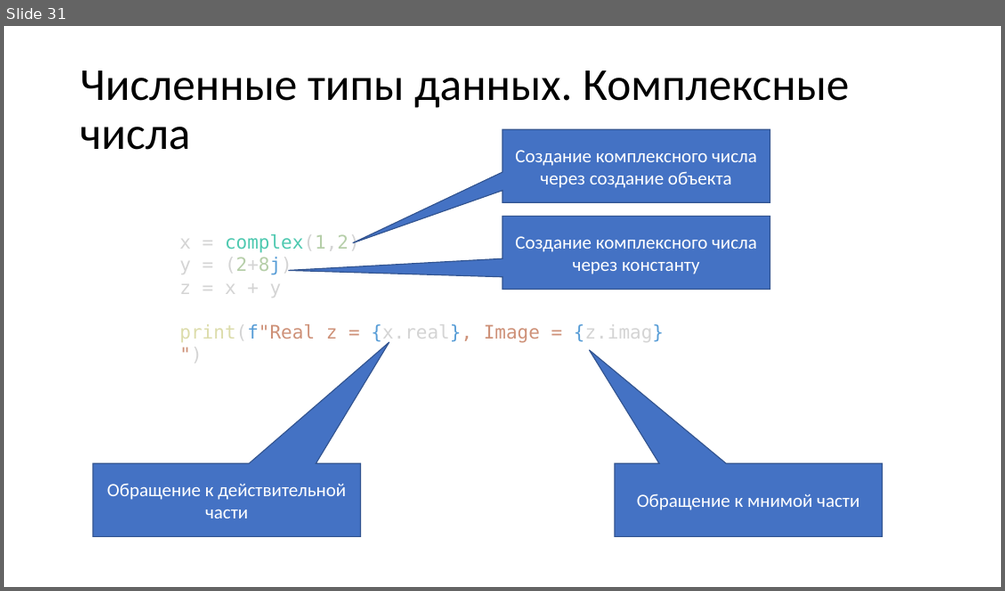
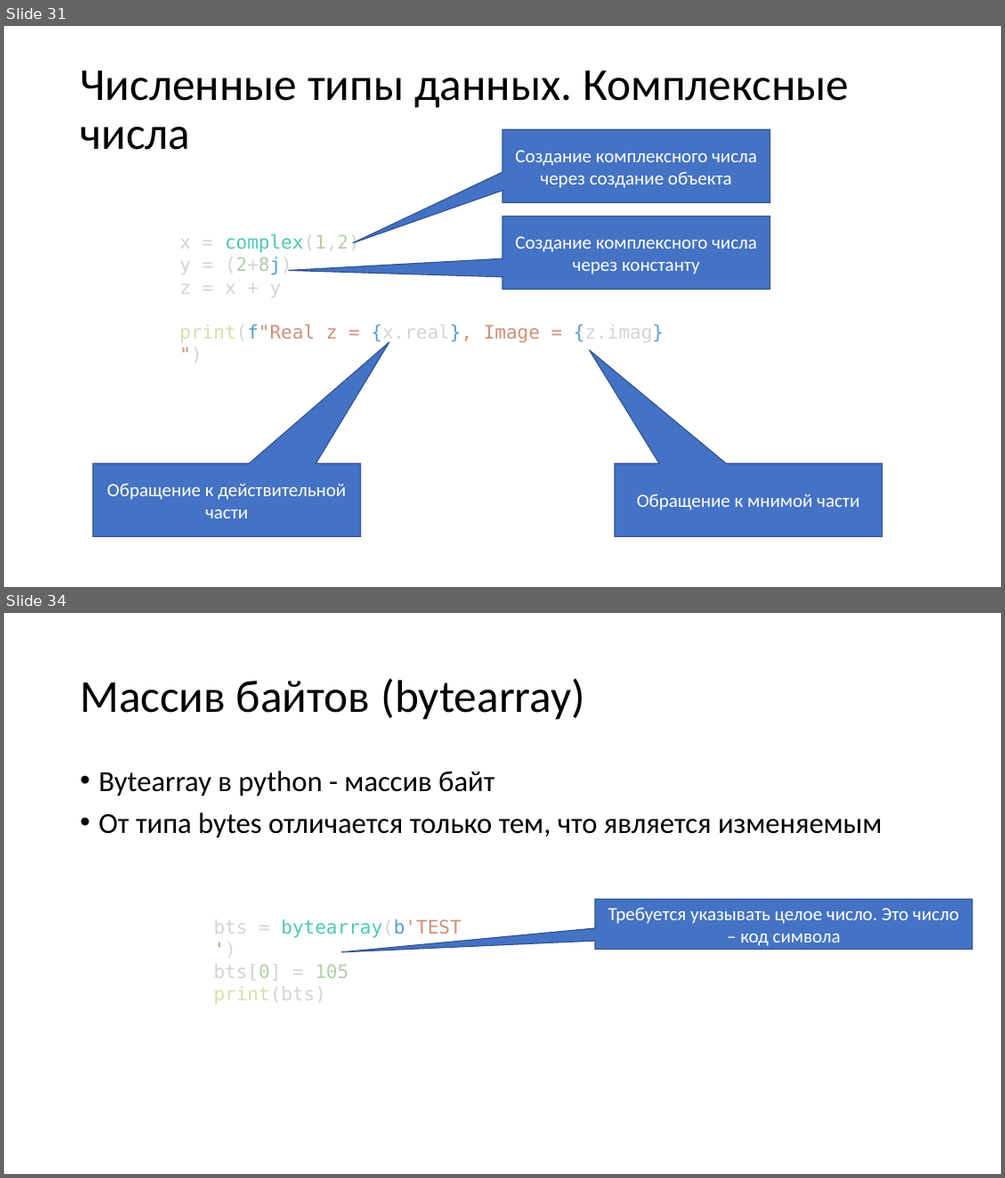
Before and after one commit to paveltsytovich/telegram-course, a slide deck: Presentation/Основы алгоритмизации и программирования.pptx. Shown one above the other, each under a label of ours: slide 31 before the commit, slides 31 and 34 after it; the slides between them are not shown. The pictures are 1005x591 and 1005x1178 pixels, drawn with LibreOffice and Linux fonts; fonts in the diff are those of the drawing. Boxes give left, top, right and bottom in pixels: in the first picture for what was removed or moved away, otherwise in the second. Text is boxed around its words. In the diff, an @@ line names an element or a change of style, - is before the commit and + after.

```diff
--- a/Presentation/Основы алгоритмизации и программирования.pptx
+++ b/Presentation/Основы алгоритмизации и программирования.pptx
@@ slide 34 added at [4, 613, 1001, 1174], background #FFFFFF @@
@@ title added at [80, 678, 585, 720], 44 pt, text #000000 @@
+Массив байтов (bytearray)
@@ text added at [98, 771, 882, 838], 28 pt, text #000000 @@
+• Bytearray в python - массив байт
+• От типа bytes отличается только тем, что является изменяемым
@@ speech box added at [595, 899, 972, 949], fill #4472C4, outline #325491 1 pt, 18 pt, text #FFFFFF @@
+Требуется указывать целое число. Это число – код символа
@@ text added at [214, 919, 461, 1004], 18 pt, text #D4D4D4 @@
+bts = bytearray(b'TEST')
+bts[0] = 105
+print(bts)
```
Also in this commit, not shown: 5 other slides added, 3 other files.
